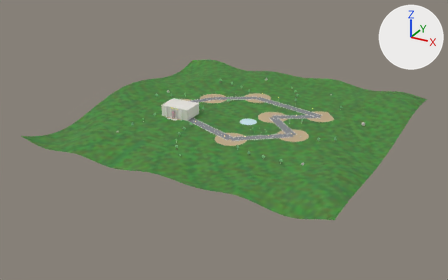
The glTF model apps/web/public/models/station.glb as it was, and as the next commit left it.
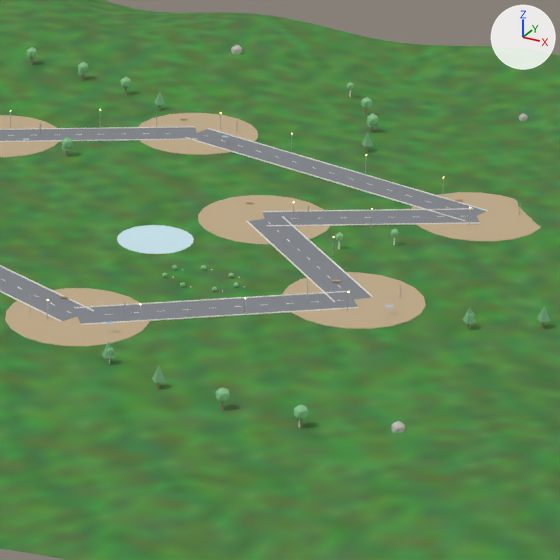
There are two pictures of each version: one whole from a 50 mm camera at (193.2, -378.9, 167.7) aimed at (-8.2, -12.7, -15.4), one close up on the part from 48% to 76% of the width and 24% to 69% of the height. Lighting does not change. The marker at upper right points along +X, +Y and +Z. The first two pictures are the older version. Where no turn or scale is listed for an object, it has been applied to the vertices.

Names of what the first close-up shows: 'market.pad', 'oracle.pad', 'pier.pad', 'road.asphalt.1', 'road.asphalt.2', 'road.asphalt.3', 'road.asphalt.4', 'road.asphalt.5', 'road.asphalt.6', 'stadium.pad', 'terrain.grass', 'war.pad' and 34 more.
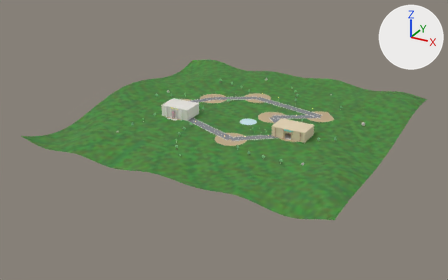
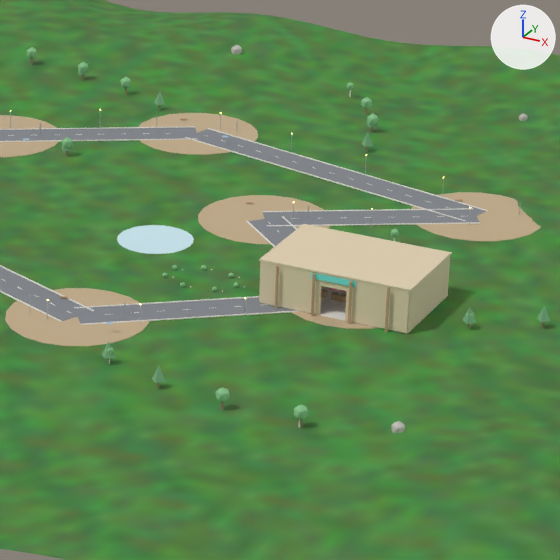
Where the change shows, as pixel boxes [x1, y1, x2, y2] in the close-ups (560 x 560 px):
'market.roof', added (beige): after [259, 224, 452, 291]
'market.jamb.R', added (beige): after [345, 279, 409, 333]
'market.jamb.L', added (beige): after [260, 261, 322, 315]
'market.wall.e', added (beige): after [407, 256, 450, 333]
'market.floor', added: after [273, 287, 407, 334]
'market.sign', added: after [311, 273, 356, 287]
'market.lintel', added: after [321, 274, 347, 291]
'market.post.3', added: after [385, 288, 390, 333]
'market.post.2', added: after [348, 281, 352, 324]
'market.counter.2', added: after [331, 292, 346, 302]
'market.counter.1', added: after [321, 289, 328, 298]
'market.wall.w', added: after [259, 261, 261, 302]
'market.pad', unchanged, covered by the edit: before [282, 272, 426, 329]; after [291, 312, 378, 329]
'road.asphalt.4', unchanged, covered by the edit: before [249, 219, 371, 302]; after [249, 219, 296, 246]

Patch to the scene script:
```diff
--- a/apps/web/public/models/station.glb.py
+++ b/apps/web/public/models/station.glb.py
@@ ob_market_counter_2 @@
+ob_market_counter_2 = bpy.data.objects.new('market.counter.2', me_cube_205)  # a box spanning x -1.2..1.2, y -0.55..0.55, z -0.5..0.5; in mat_wood (brown #c2a07a)
+ob_market_counter_2.location = (44.3, -15.5, 0.7)
@@ ob_market_counter_1 @@
+ob_market_counter_1 = bpy.data.objects.new('market.counter.1', me_cube_205.copy())
+ob_market_counter_1.location = (40.9, -15.5, 0.7)
@@ ob_market_post_3 @@
+ob_market_post_3 = bpy.data.objects.new('market.post.3', me_cylinder_159)  # a 6-sided cylinder along z spanning x -0.19..0.19, y -0.22..0.22, z -3.5..3.5; in mat_wood (brown #c2a07a)
+ob_market_post_3.location = (55.0, -22.8, 3.5)
@@ ob_market_post_2 @@
+ob_market_post_2 = bpy.data.objects.new('market.post.2', me_cylinder_159.copy())
+ob_market_post_2.location = (49.0, -22.8, 3.5)
@@ ob_market_post_1 @@
+ob_market_post_1 = bpy.data.objects.new('market.post.1', me_cylinder_159.copy())
+ob_market_post_1.location = (43.0, -22.8, 3.5)
@@ ob_market_post_0 @@
+ob_market_post_0 = bpy.data.objects.new('market.post.0', me_cylinder_159.copy())
+ob_market_post_0.location = (37.0, -22.8, 3.5)
@@ ob_market_sign @@
+ob_market_sign = bpy.data.objects.new('market.sign', me_cube_195)  # a box spanning x -3.6..3.6, y -0.08..0.08, z -0.45..0.45; in mat_awning_0 (cyan #76e3dc)
+ob_market_sign.location = (46.0, -22.4, 6.4)
@@ ob_market_roof @@
+ob_market_roof = bpy.data.objects.new('market.roof', me_cube_194)  # a box spanning x -12.3..12.3, y -8.3..8.3, z -0.1..0.1; in mat_timber (beige #e3d2b4)
+ob_market_roof.location = (46.0, -14.0, 7.2)
@@ ob_market_lintel @@
+ob_market_lintel = bpy.data.objects.new('market.lintel', me_cube_193)  # a box spanning x -2.1..2.1, y -0.2..0.2, z -1.1..1.1; in mat_timber (beige #e3d2b4)
+ob_market_lintel.location = (46.0, -22.0, 6.1)
@@ ob_market_jamb_r @@
+ob_market_jamb_r = bpy.data.objects.new('market.jamb.R', me_cube_192)  # a box spanning x -4.95..4.95, y -0.2..0.2, z -3.5..3.5; in mat_timber (beige #e3d2b4)
+ob_market_jamb_r.location = (53.0, -22.0, 3.7)
@@ ob_market_jamb_l @@
+ob_market_jamb_l = bpy.data.objects.new('market.jamb.L', me_cube_192.copy())
+ob_market_jamb_l.location = (39.0, -22.0, 3.7)
@@ ob_market_wall_w @@
+ob_market_wall_w = bpy.data.objects.new('market.wall.w', me_cube_190)  # a box spanning x -0.2..0.2, y -8.0..8.0, z -3.5..3.5; in mat_timber (beige #e3d2b4)
+ob_market_wall_w.location = (34.0, -14.0, 3.7)
@@ ob_market_wall_e @@
+ob_market_wall_e = bpy.data.objects.new('market.wall.e', me_cube_190.copy())
+ob_market_wall_e.location = (58.0, -14.0, 3.7)
@@ ob_market_floor @@
+ob_market_floor = bpy.data.objects.new('market.floor', me_cube_187)  # a box spanning x -12.0..12.0, y -8.0..8.0, z -0.1..0.1; in mat_stone (white #edeae4)
+ob_market_floor.location = (46.0, -14.0, 0.2)
```
